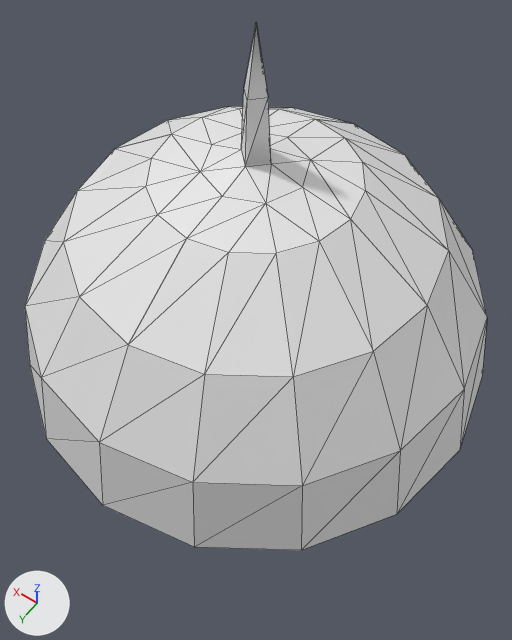
The FBX model Assets/Meshes/Buildings/HF Dome 03.fbx as it was, and as the next commit left it.
Camera for both pictures: a 50 mm lens placed at (-114.0, 160.0, 262.0), pointed at (-8.0, 11.0, 27.0). The lights are fixed; the arrows at lower left show +X, +Y and +Z. Mesh edges are drawn as thin lines. Where no turn or scale is listed for an object, it has been applied to the vertices. Vertices at the same position are counted once.

Objects in the first picture: 'HF Dome 03'.
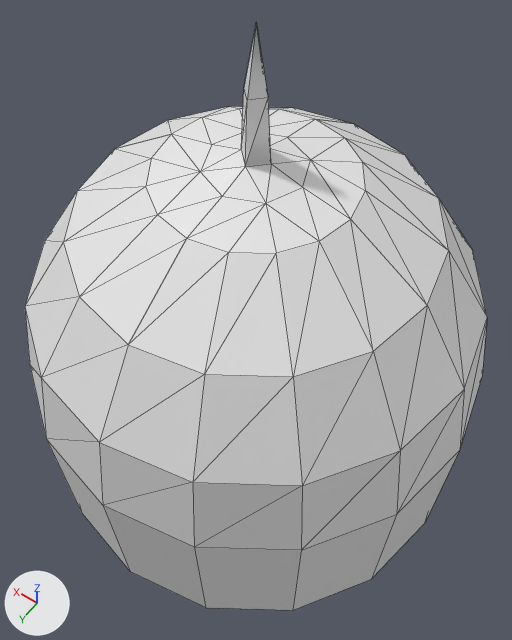
The change, as a list of edits to the scene's bpy script:
```text
Change me_hf_dome_01_005:
    where me_hf_dome_01_005.from_pydata(...)  # 109 vertices, 145 faces; spans x -102.0..102.0, y -102.0..102.0, z 77.0..229.0
    used by ob_hf_dome_03; location = (0.0, 0.0, -77.4)
    verts and faces of me_hf_dome_01_005; kept vertices keep their numbers, new ones are numbered from 109
    before: 23 (72.0, -72.0, 77.0), 24 (95.0, -39.0, 77.0), 25 (39.0, -95.0, 77.0), 50 (-72.0, 72.0, 77.0) at pixel (301, 550), 51 (-95.0, 39.0, 77.0) at pixel (396, 514)
    before: 52 (-39.0, 95.0, 77.0) at pixel (194, 547), 77 (-72.0, -72.0, 77.0), 78 (-39.0, -95.0, 77.0), 79 (-95.0, -39.0, 77.0) at pixel (482, 375), 80 (0.0, -102.0, 77.0)
    before: 81 (-102.0, 0.0, 77.0) at pixel (459, 450), 104 (72.0, 72.0, 77.0) at pixel (29, 364), 105 (39.0, 95.0, 77.0) at pixel (46, 438), 106 (95.0, 39.0, 77.0), 107 (0.0, 102.0, 77.0) at pixel (102, 505)
    before: 108 (102.0, 0.0, 77.0)
    me_hf_dome_01_005 part 1
    add for new, old in zip([*range(109, 125)], [23, 24, 25, 50, 51, 52, *range(77, 82), *range(104, 109)]): verts[new] = verts[old] + (0.0, 0.0, -76.0)
    add faces += [(106, 108, 124, 122), (104, 106, 122, 120), (104, 120, 121, 105), (105, 121, 123, 107), (52, 107, 123, 114), (50, 52, 114, 112)]  # mat_texture_006_0_material_010 (its picture is missing)
    add faces += [(50, 112, 113, 51), (51, 113, 119, 81), (79, 81, 119, 117), (77, 79, 117, 115), (77, 115, 116, 78), (78, 116, 118, 80)]  # mat_texture_006_0_material_010 (its picture is missing)
    add faces += [(25, 80, 118, 111), (23, 25, 111, 109), (23, 109, 110, 24), (24, 110, 124, 108)]  # mat_texture_006_0_material_010 (its picture is missing)
```

Location of each change, (x1, y1, x2, y2) in pixels of the pictures (512 x 640 px):
'HF Dome 03', reshaped (11% taller): before (25, 24, 487, 550); after (25, 24, 487, 610)
part 1 of me_hf_dome_01_005, added: after (47, 440, 460, 610)
